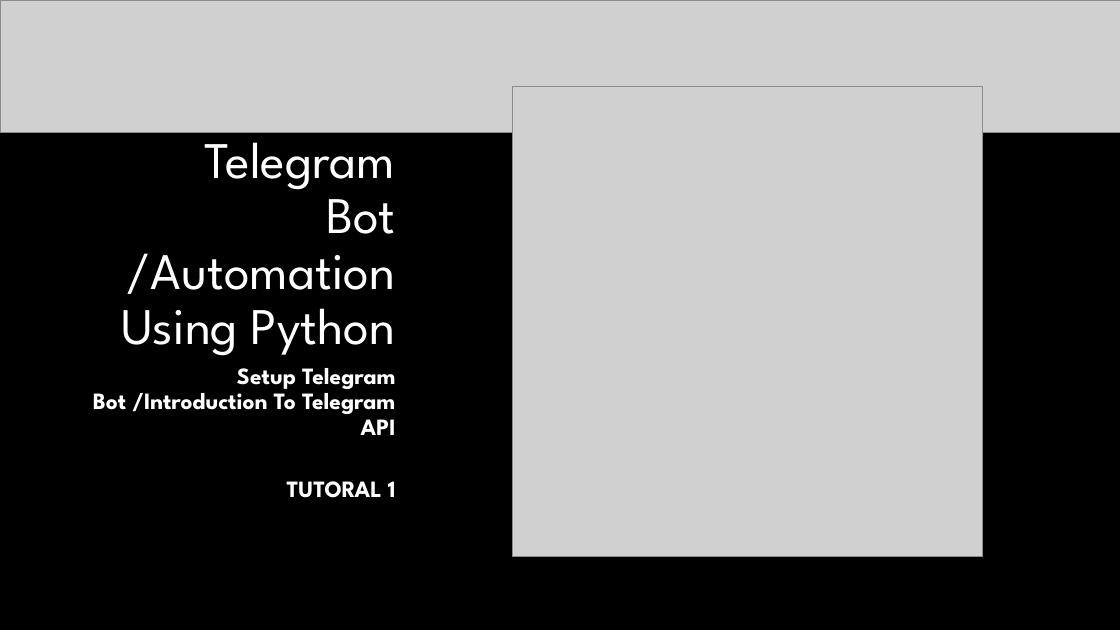
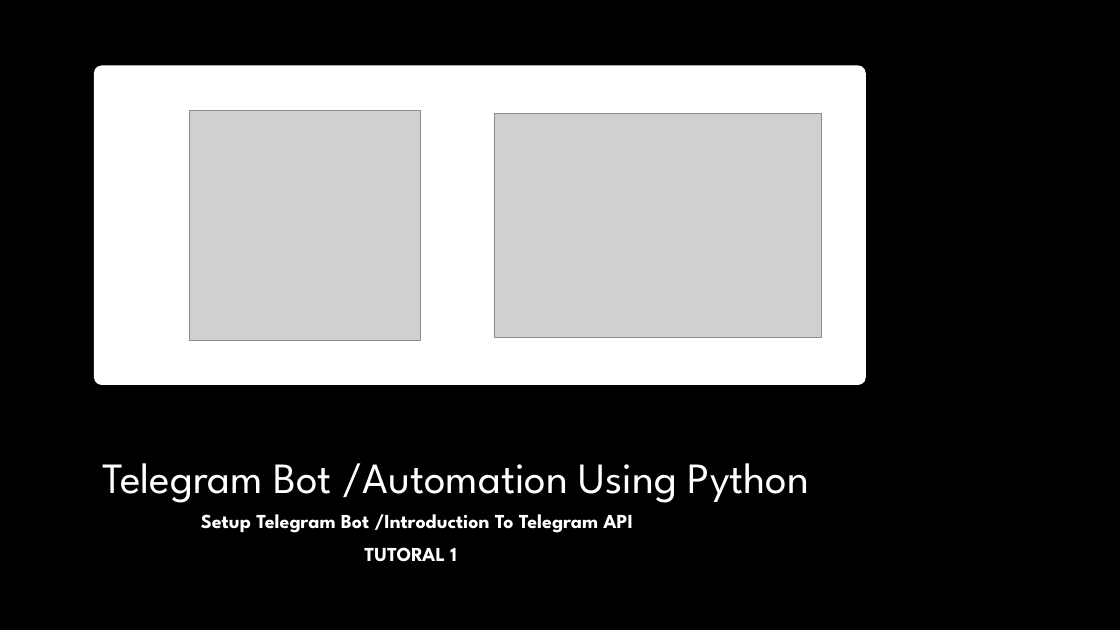
Before and after one commit to ronidas39/Telegram_Bot_Python, a slide deck: slide 1 of Tutorial1/Telegram_Bot_Tutorial1.pptx. Drawn at 1120x630 pixels with LibreOffice and Linux fonts; fonts in the diff are those of the drawing; grey boxes stand for pictures; background and template pictures are left out. Boxes give left, top, right and bottom in pixels: in the first picture for what was removed or moved away, otherwise in the second. Text is boxed around its words. In the diff, an @@ line names an element or a change of style, - is before the commit and + after.

```diff
--- a/Tutorial1/Telegram_Bot_Tutorial1.pptx
+++ b/Tutorial1/Telegram_Bot_Tutorial1.pptx
@@ picture removed at (0, 0, 1120, 133) @@
@@ rounded rectangle added at (94, 66, 866, 385), fill #FFFFFF @@
@@ picture: place and size @@
-picture at (513, 87, 982, 556)
+picture at (190, 110, 420, 340)
@@ picture added at (495, 113, 822, 338) @@
@@ title "Telegram Bot /Automation Using Python": place and size @@
-title "Telegram Bot /Automation Using Python" at (121, 126, 396, 356)
+title "Telegram Bot /Automation Using Python" at (102, 463, 809, 503)
@@ title "Telegram Bot /Automation Using Python" at (102, 463, 809, 503): size 44 to 37 pt; alignment right to left @@
@@ subtitle "Setup Telegram Bot /Introduction To ...": place and size @@
-subtitle "Setup Telegram Bot /Introduction To ..." at (93, 368, 396, 498)
+subtitle "Setup Telegram Bot /Introduction To ..." at (201, 514, 633, 562)
@@ subtitle "Setup Telegram Bot /Introduction To ..." at (201, 514, 633, 562): size 20 to 17 pt; alignment right to left @@
```
Also in this commit, not shown: 3 other files.
